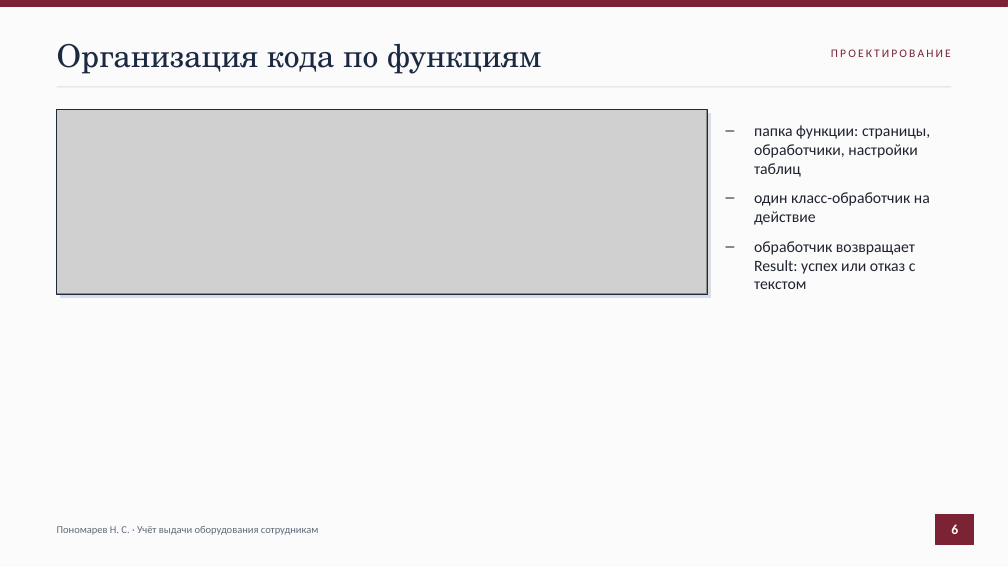
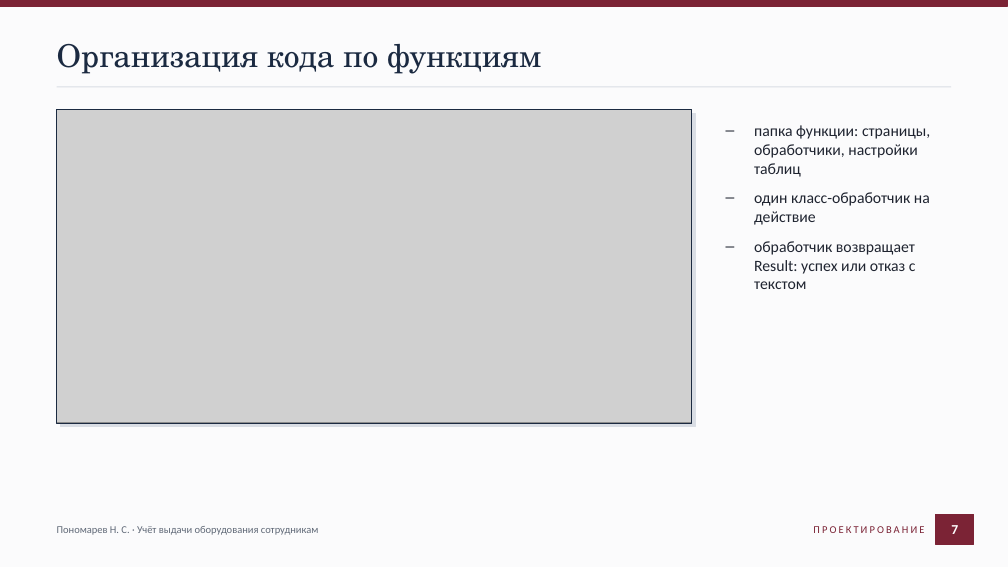
Before and after one commit to Black287234/KP-Nek, a slide deck: slide 7 of docs/Презентация.pptx (slide 6 before the commit). Drawn at 1008x567 pixels with LibreOffice and Linux fonts; fonts in the diff are those of the drawing; grey boxes stand for pictures. Boxes give left, top, right and bottom in pixels: in the first picture for what was removed or moved away, otherwise in the second. Text is boxed around its words. In the diff, an @@ line names an element or a change of style, - is before the commit and + after.

```diff
--- a/docs/Презентация.pptx
+++ b/docs/Презентация.pptx
@@ rectangle: place and size @@
-rectangle at [57,110,707,294]
+rectangle at [57,110,692,423]
@@ picture: place and size @@
-picture at [57,110,707,294]
+picture at [57,110,692,423]
@@ rectangle: place and size @@
-rectangle at [60,113,711,298]
+rectangle at [60,113,696,426]
@@ text "ПРОЕКТИРОВАНИЕ": place and size @@
-text "ПРОЕКТИРОВАНИЕ" at [831,49,951,57]
+text "ПРОЕКТИРОВАНИЕ" at [813,526,924,533]
@@ text "ПРОЕКТИРОВАНИЕ" at [813,526,924,533]: size 11 to 10 pt @@
@@ text at [951,525,958,534]: text changed @@
-6
+7
```
Also in this commit, not shown: 10 other slides changed, 2 slides added, 1 slide removed, 15 other files.
